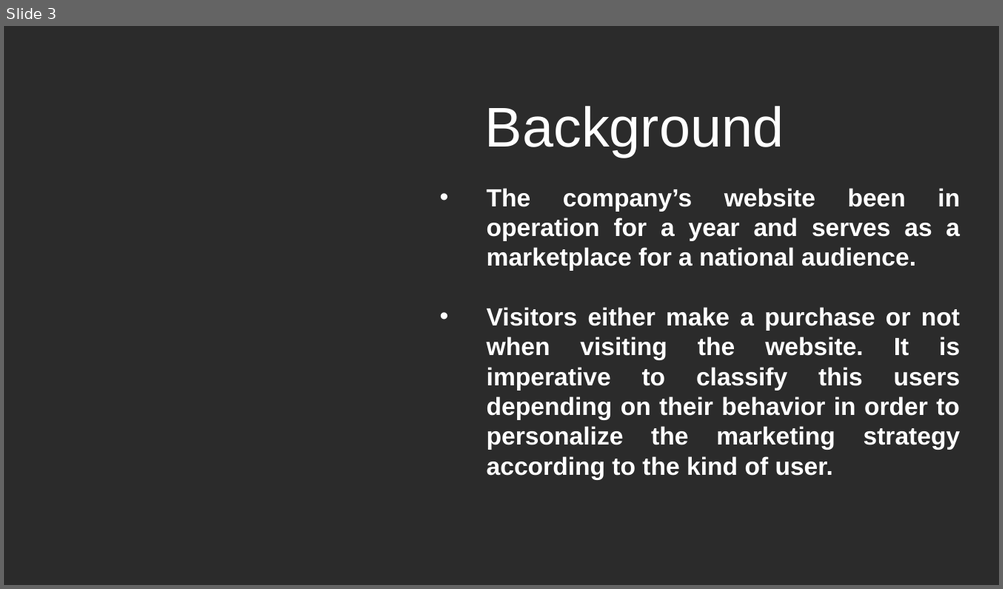
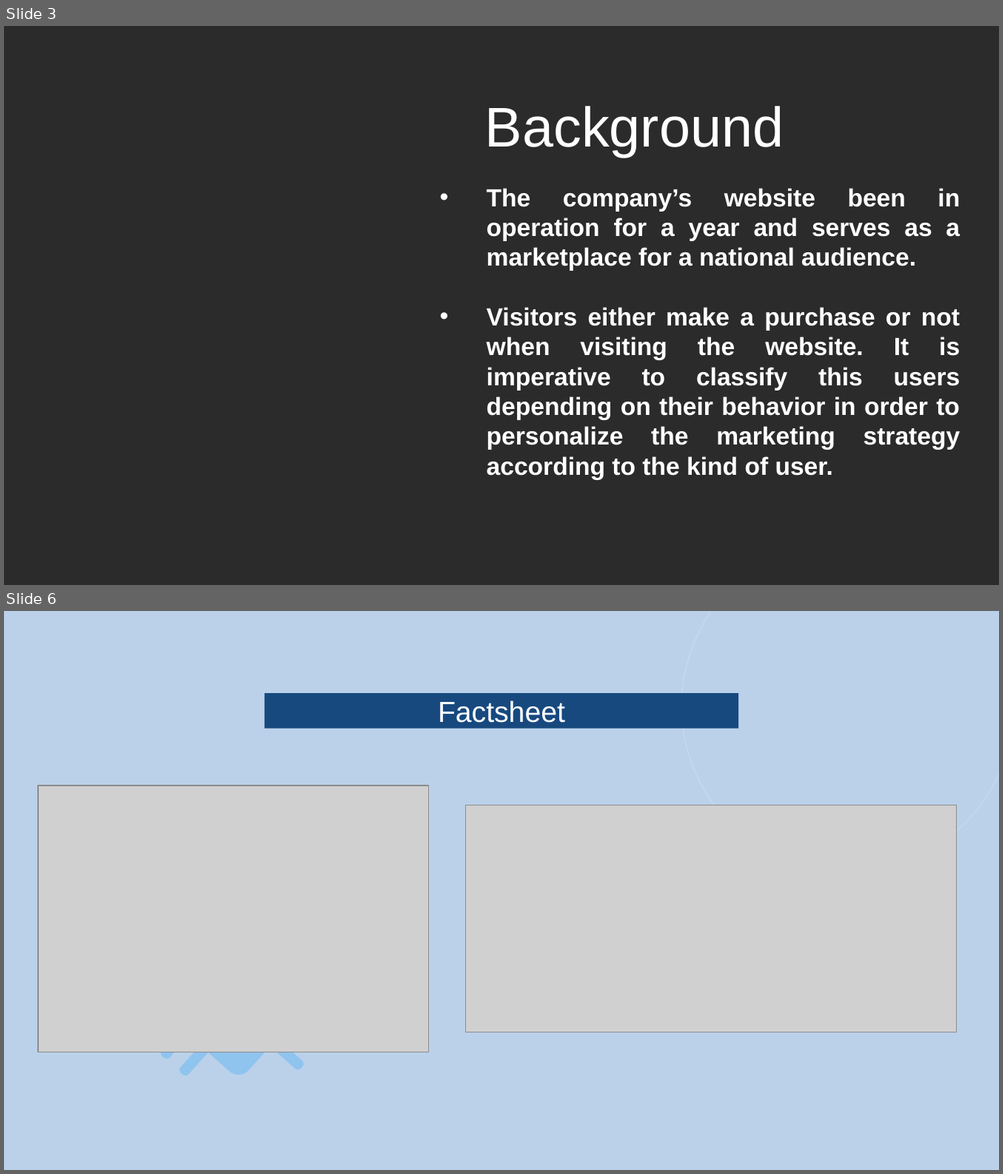
Before and after one commit to a123priya/dsc-mod-5-project-online-ds-pt-021119, a slide deck: presentation.pptx. Shown one above the other, each under a label of ours: slide 3 before the commit, slides 3 and 6 after it; the slides between them are not shown. The pictures are 1003x589 and 1003x1174 pixels, drawn with LibreOffice and Linux fonts; fonts in the diff are those of the drawing; grey boxes stand for pictures; background and template pictures are left out; a plain dark background stands for a picture behind light text. Boxes give left, top, right and bottom in pixels: in the first picture for what was removed or moved away, otherwise in the second. Text is boxed around its words. In the diff, an @@ line names an element or a change of style, - is before the commit and + after.

```diff
--- a/presentation.pptx
+++ b/presentation.pptx
@@ slide 6 added at (4, 611, 999, 1170), background picture (left out) @@
@@ rectangle added at (4, 611, 999, 1170), fill #87ADDB at 56% opacity @@
@@ arc (boxed as its full ellipse) added at (681, 611, 999, 872), outline #FFFFFF 1.5 pt @@
@@ rectangle added at (264, 693, 738, 728), fill #17497F, 28 pt, text #FFFFFF @@
+Factsheet
@@ freeform shape added at (37, 742, 429, 1134), fill #8FC4EF @@
@@ picture added at (38, 786, 430, 1052) @@
@@ picture added at (466, 805, 957, 1033) @@
```
Also in this commit, not shown: 4 slides changed, 5 other slides added, 5 slides removed, 4 other files.
